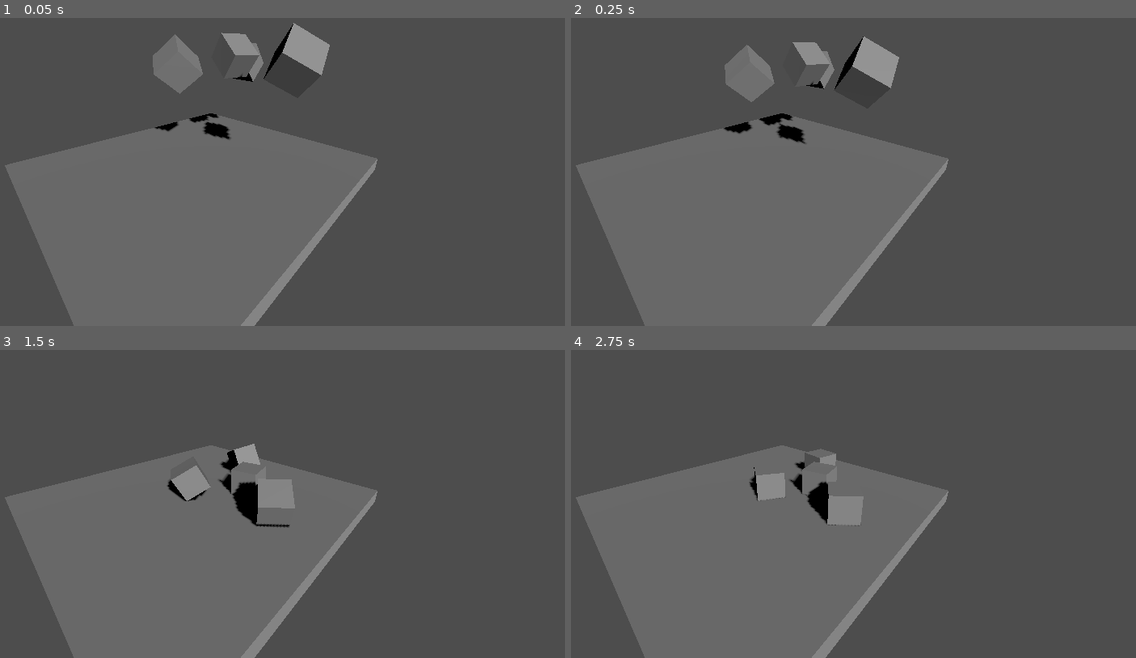
Above: before the commit, frames 1-4 (two rows, left to right).
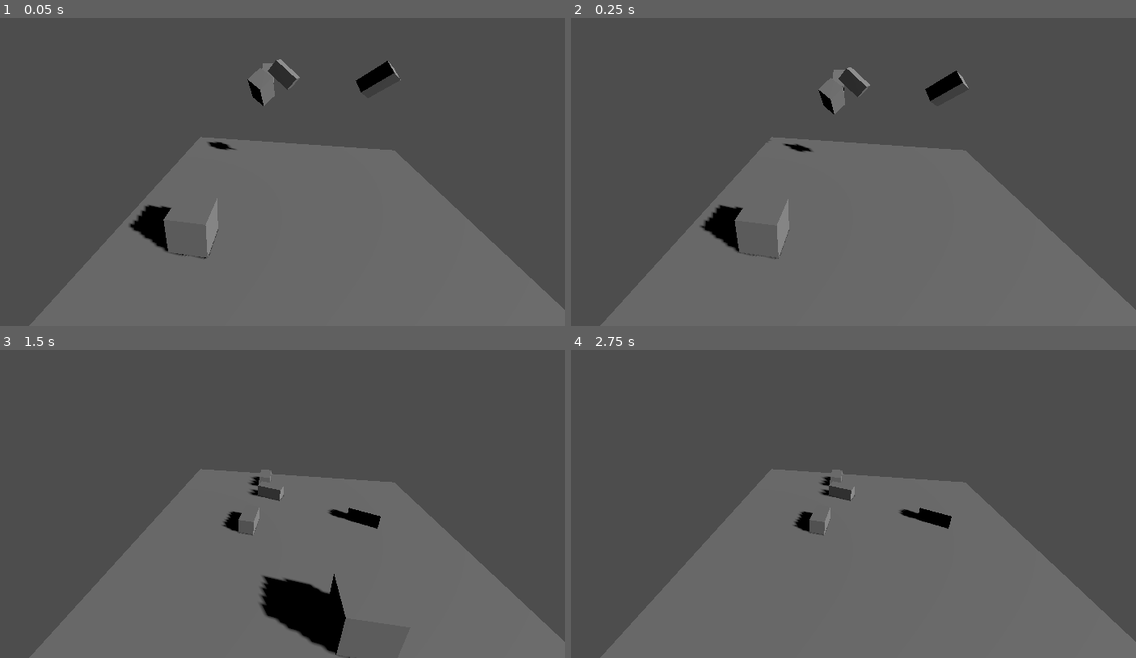
Above: after the commit, the same moments.

Repository: JeremiasSchreiner/3D-platformer-Game
Game: Godot game, scene res://Levels/level_1.tscn
Same seed, same stepped clock (60 frames per second), same inputs: the game is played once before the commit and once after it. Before the commit the project has no main scene; this scene is started directly in both runs.
Inputs:
- Up to frame 1 (0.05 s): no input
- Up to frame 2 (0.25 s): no input
- Up to frame 3 (1.5 s): tap Enter (ui_accept) at 0.5, 0.6, 0.77, 1.07, 1.35 s; hold D (ui_right, bound only after the commit) 0.53-1.28 s; hold S (ui_down, bound only after the commit) from 1.28 s (still down)
- Up to frame 4 (2.75 s): tap Enter (ui_accept) at 1.52, 1.82, 2.1 s; release S (ui_down, bound only after the commit) at 2.03 s; hold D (ui_right, bound only after the commit) from 2.03 s (still down)

The runs differ from the first frame. In frame 1, 32% of the frame differs, in the area x 0-100%, y 1-100%; in frame 2, 32%; in frame 3, 29%; in frame 4, 30%.

Commit message:
Tutorial #3
With some changes made by myself
i used the delta value on the movement

Diff:
--- a/Levels/level_1.tscn
+++ b/Levels/level_1.tscn
@@ -1,6 +1,7 @@
-[gd_scene load_steps=4 format=3 uid="uid://2f5fmocww0lr"]
+[gd_scene load_steps=5 format=3 uid="uid://2f5fmocww0lr"]
 
 [ext_resource type="PackedScene" uid="uid://bsuwrwaahwodk" path="res://block.tscn" id="1_suol7"]
+[ext_resource type="PackedScene" uid="uid://04p6ffk6d7wm" path="res://main_character.tscn" id="2_qkeby"]
 
 [sub_resource type="BoxMesh" id="BoxMesh_ygid4"]
 size = Vector3(10, 0.5, 10)
@@ -11,7 +12,7 @@
 [node name="Level1" type="Node3D"]
 
 [node name="Camera3D" type="Camera3D" parent="."]
-transform = Transform3D(0.748303, -0.262923, 0.609027, 0.0103397, 0.92261, 0.385596, -0.663276, -0.282246, 0.693111, 6.557, 4.12443, 5.02128)
+transform = Transform3D(0.98748, -0.0701233, 0.141304, 0.0103397, 0.92261, 0.385596, -0.157407, -0.379307, 0.911783, -0.821775, 4.7166, 6.78128)
 
 [node name="Floor" type="StaticBody3D" parent="."]
 transform = Transform3D(1, 0, 0, 0, 1, 0, 0, 0, 1, 0, -0.248154, 0)
@@ -27,14 +28,20 @@
 transform = Transform3D(0.111488, -0.589917, 0.79973, 0.46954, 0.740524, 0.480787, -0.875844, 0.321904, 0.359549, 0, 9.80499, 15.3636)
 shadow_enabled = true
 
-[node name="Block1" parent="." instance=ExtResource("1_suol7")]
+[node name="BlockContainer" type="Node3D" parent="."]
+transform = Transform3D(1, 0, 0, 0, 1, 0, 0, 0, 1, -1.35064, 0, -1.01438)
+
+[node name="Block1" parent="BlockContainer" instance=ExtResource("1_suol7")]
 transform = Transform3D(1, 0, 0, 0, 0.799695, -0.600406, 0, 0.600406, 0.799695, 0, 3.56325, -2.43355)
 
-[node name="Block2" parent="." instance=ExtResource("1_suol7")]
+[node name="Block2" parent="BlockContainer" instance=ExtResource("1_suol7")]
 transform = Transform3D(0.642686, -0.762183, -0.0776569, 0.61595, 0.453768, 0.643972, -0.455587, -0.461705, 0.761097, 0, 3.56325, 0.609992)
 
-[node name="Block3" parent="." instance=ExtResource("1_suol7")]
+[node name="Block3" parent="BlockContainer" instance=ExtResource("1_suol7")]
 transform = Transform3D(0.32258, 0.56831, 0.756945, 0, 0.799695, -0.600406, -0.946542, 0.193679, 0.257965, 0.638642, 3.76666, -1.35427)
 
-[node name="Block4" parent="." instance=ExtResource("1_suol7")]
+[node name="Block4" parent="BlockContainer" instance=ExtResource("1_suol7")]
 transform = Transform3D(-0.223914, -0.682888, 0.69536, 0.61595, 0.453768, 0.643972, -0.755293, 0.572502, 0.31902, 3.51948, 3.76666, -0.372482)
+
+[node name="MainCharacter" parent="." instance=ExtResource("2_qkeby")]
+transform = Transform3D(1, 0, 0, 0, 1, 0, 0, 0, 1, -2.74398, 0.538249, 2.28042)
--- a/block.tscn
+++ b/block.tscn
@@ -1,13 +1,17 @@
 [gd_scene load_steps=3 format=3 uid="uid://bsuwrwaahwodk"]
 
 [sub_resource type="BoxMesh" id="BoxMesh_vjj88"]
+size = Vector3(0.5, 0.5, 1)
 
 [sub_resource type="BoxShape3D" id="BoxShape3D_qwjaq"]
+size = Vector3(0.5, 0.5, 1)
 
 [node name="Block" type="RigidBody3D"]
+metadata/_edit_group_ = true
 
 [node name="MeshInstance3D" type="MeshInstance3D" parent="."]
 mesh = SubResource("BoxMesh_vjj88")
 
 [node name="CollisionShape3D" type="CollisionShape3D" parent="."]
+transform = Transform3D(1.00533, 0, 0, 0, 1.00533, 0, 0, 0, 1.00533, 0, 0, 0)
 shape = SubResource("BoxShape3D_qwjaq")
--- /dev/null
+++ b/main_character.gd
@@ -0,0 +1,32 @@
+extends CharacterBody3D
+
+
+const SPEED = 300.0
+const JUMP_VELOCITY = 4.5
+
+# Get the gravity from the project settings to be synced with RigidBody nodes.
+var gravity = ProjectSettings.get_setting("physics/3d/default_gravity")
+
+
+func _physics_process(delta):
+	# Add the gravity.
+	if not is_on_floor():
+		velocity.y -= gravity * delta
+
+	# Handle Jump.
+	if Input.is_action_just_pressed("ui_accept") and is_on_floor():
+		velocity.y = JUMP_VELOCITY
+
+	# Get the input direction and handle the movement/deceleration.
+	# As good practice, you should replace UI actions with custom gameplay actions.
+	var input_dir = Input.get_vector("ui_left", "ui_right", "ui_up", "ui_down")
+	var direction = (transform.basis * Vector3(input_dir.x, 0, input_dir.y)).normalized()
+	if direction:
+		velocity.x = direction.x * SPEED * delta
+		velocity.z = direction.z * SPEED * delta
+	else:
+
+		velocity.x = move_toward(velocity.x, 0, SPEED * delta)
+		velocity.z = move_toward(velocity.z, 0, SPEED * delta)
+
+	move_and_slide()
--- /dev/null
+++ b/main_character.tscn
@@ -0,0 +1,16 @@
+[gd_scene load_steps=4 format=3 uid="uid://04p6ffk6d7wm"]
+
+[ext_resource type="Script" path="res://main_character.gd" id="1_mh3ey"]
+
+[sub_resource type="BoxMesh" id="BoxMesh_b8ict"]
+
+[sub_resource type="BoxShape3D" id="BoxShape3D_3ut1m"]
+
+[node name="MainCharacter" type="CharacterBody3D"]
+script = ExtResource("1_mh3ey")
+
+[node name="MeshInstance3D" type="MeshInstance3D" parent="."]
+mesh = SubResource("BoxMesh_b8ict")
+
+[node name="CollisionShape3D" type="CollisionShape3D" parent="."]
+shape = SubResource("BoxShape3D_3ut1m")
--- a/project.godot
+++ b/project.godot
@@ -11,5 +11,37 @@
 [application]
 
 config/name="3D platformer Game"
+run/main_scene="res://Levels/level_1.tscn"
 config/features=PackedStringArray("4.1", "Forward Plus")
 config/icon="res://icon.svg"
+
+[input]
+
+ui_left={
+"deadzone": 0.5,
+"events": [Object(InputEventKey,"resource_local_to_scene":false,"resource_name":"","device":-1,"window_id":0,"alt_pressed":false,"shift_pressed":false,"ctrl_pressed":false,"meta_pressed":false,"pressed":false,"keycode":65,"physical_keycode":0,"key_label":0,"unicode":97,"echo":false,"script":null)
+, Object(InputEventJoypadButton,"resource_local_to_scene":false,"resource_name":"","device":0,"button_index":13,"pressure":0.0,"pressed":false,"script":null)
+, Object(InputEventJoypadMotion,"resource_local_to_scene":false,"resource_name":"","device":0,"axis":0,"axis_value":-1.0,"script":null)
+]
+}
+ui_right={
+"deadzone": 0.5,
+"events": [Object(InputEventKey,"resource_local_to_scene":false,"resource_name":"","device":-1,"window_id":0,"alt_pressed":false,"shift_pressed":false,"ctrl_pressed":false,"meta_pressed":false,"pressed":false,"keycode":68,"physical_keycode":0,"key_label":0,"unicode":100,"echo":false,"script":null)
+, Object(InputEventJoypadButton,"resource_local_to_scene":false,"resource_name":"","device":0,"button_index":14,"pressure":0.0,"pressed":false,"script":null)
+, Object(InputEventJoypadMotion,"resource_local_to_scene":false,"resource_name":"","device":0,"axis":0,"axis_value":1.0,"script":null)
+]
+}
+ui_up={
+"deadzone": 0.5,
+"events": [Object(InputEventKey,"resource_local_to_scene":false,"resource_name":"","device":-1,"window_id":0,"alt_pressed":false,"shift_pressed":false,"ctrl_pressed":false,"meta_pressed":false,"pressed":false,"keycode":87,"physical_keycode":0,"key_label":0,"unicode":119,"echo":false,"script":null)
+, Object(InputEventJoypadButton,"resource_local_to_scene":false,"resource_name":"","device":0,"button_index":11,"pressure":0.0,"pressed":false,"script":null)
+, Object(InputEventJoypadMotion,"resource_local_to_scene":false,"resource_name":"","device":0,"axis":1,"axis_value":-1.0,"script":null)
+]
+}
+ui_down={
+"deadzone": 0.5,
+"events": [Object(InputEventKey,"resource_local_to_scene":false,"resource_name":"","device":-1,"window_id":0,"alt_pressed":false,"shift_pressed":false,"ctrl_pressed":false,"meta_pressed":false,"pressed":false,"keycode":83,"physical_keycode":83,"key_label":83,"unicode":115,"echo":false,"script":null)
+, Object(InputEventJoypadButton,"resource_local_to_scene":false,"resource_name":"","device":0,"button_index":12,"pressure":0.0,"pressed":false,"script":null)
+, Object(InputEventJoypadMotion,"resource_local_to_scene":false,"resource_name":"","device":0,"axis":1,"axis_value":1.0,"script":null)
+]
+}
